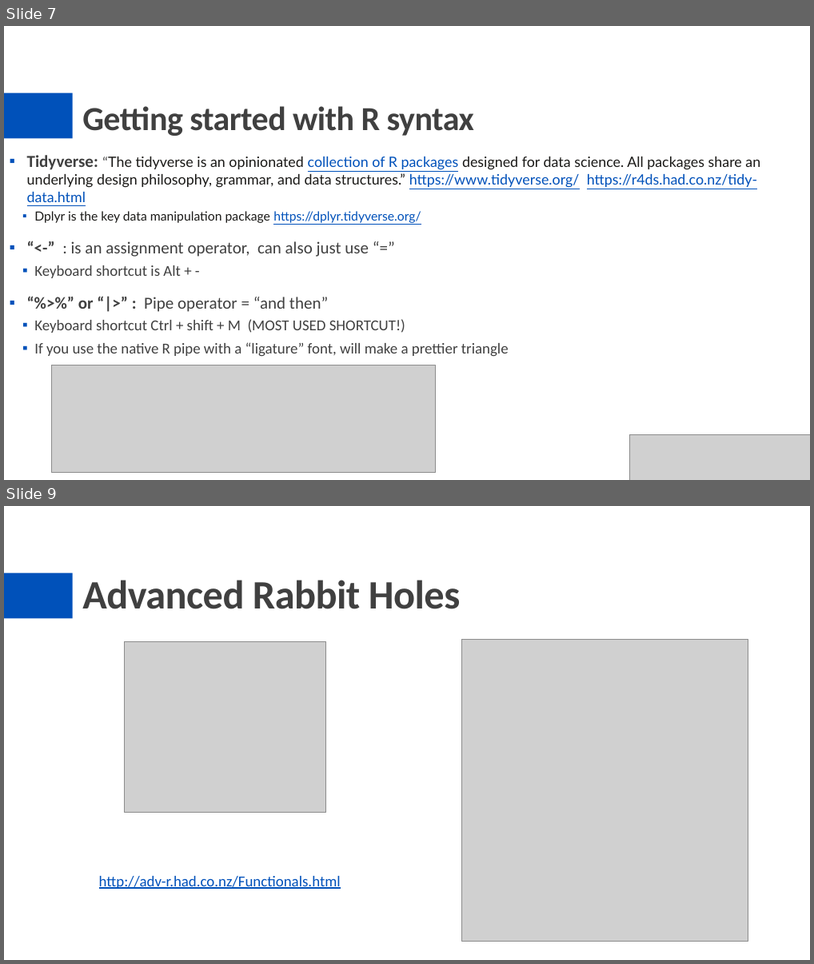
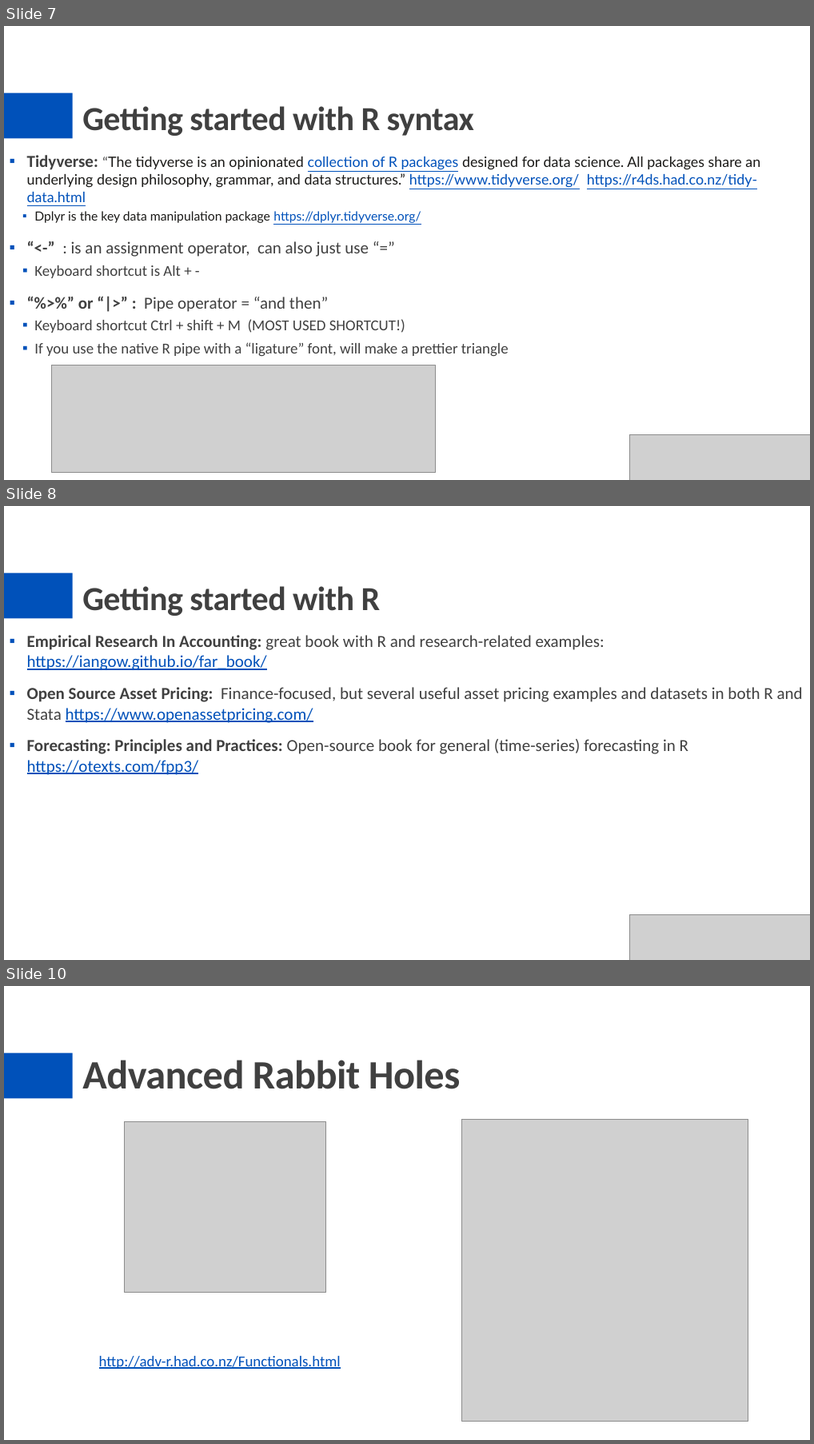
Before and after one commit to eweisbrod/example-project, a slide deck: slides.pptx. Shown one above the other, each under a label of ours: slides 7 and 9 before the commit, slides 7, 8 and 10 after it; the slides between them are not shown. The pictures are 814x964 and 814x1444 pixels, drawn with LibreOffice and Linux fonts; fonts in the diff are those of the drawing; grey boxes stand for pictures. Boxes give left, top, right and bottom in pixels: in the first picture for what was removed or moved away, otherwise in the second. Text is boxed around its words. In the diff, an @@ line names an element or a change of style, - is before the commit and + after.

```diff
--- a/slides.pptx
+++ b/slides.pptx
@@ slide 8 added at [4, 506, 810, 960], background #FFFFFF; not listed: 1 template element that a slide beside it also shows @@
@@ title added at [82, 586, 381, 616], 40 pt, text #404040, bold @@
+Getting started with R
@@ text added at [27, 635, 803, 775], 20 pt, text #404040 @@
+▪ Empirical Research In Accounting: great book with R and research-related examples: https://iangow.github.io/far_book/
+▪ Open Source Asset Pricing: Finance-focused, but several useful asset pricing examples and datasets in both R and Stata https://www.openassetpricing.com/
+▪ Forecasting: Principles and Practices: Open-source book for general (time-series) forecasting in R https://otexts.com/fpp3/
@@ picture added at [630, 914, 810, 960] @@
@@ what was slide 9 is now slide 10 @@
```
Also in this commit, not shown: 6 slides changed.
